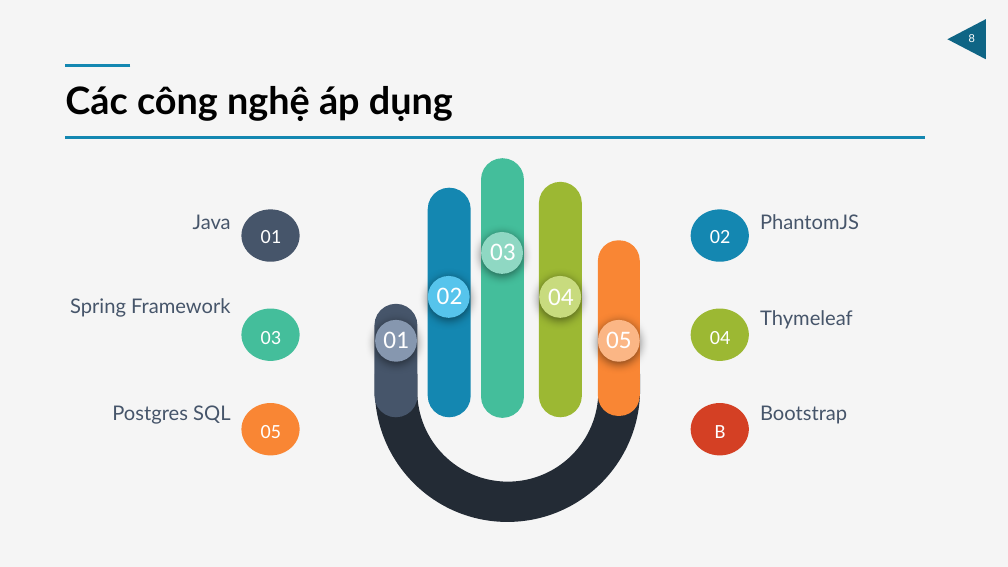
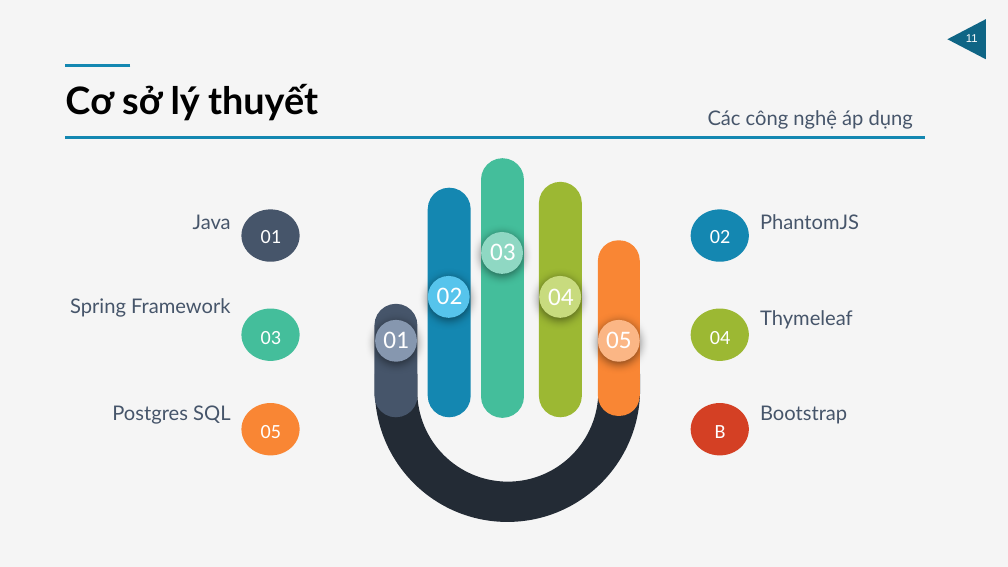
Before and after one commit to HaiUIT-zz/Price-Compare-System, a slide deck: slide 11 of presentation/final-file-present/Report-Project-14012018.pptx (slide 8 before the commit). Drawn at 1008x567 pixels with LibreOffice and Linux fonts; fonts in the diff are those of the drawing. Boxes give left, top, right and bottom in pixels: in the first picture for what was removed or moved away, otherwise in the second. Text is boxed around its words. In the diff, an @@ line names an element or a change of style, - is before the commit and + after.

```diff
--- a/presentation/final-file-present/Report-Project-14012018.pptx
+++ b/presentation/final-file-present/Report-Project-14012018.pptx
@@ page number at (966,34,978,42): text changed @@
-8
+11
@@ text at (65,83,318,121): text changed @@
-Các công nghệ áp dụng
+Cơ sở lý thuyết
@@ text added at (708,110,913,129), 19.2 pt, text #46556A @@
+Các công nghệ áp dụng
```
Also in this commit, not shown: 10 other slides changed, 1 slide added, 2 slides removed.
